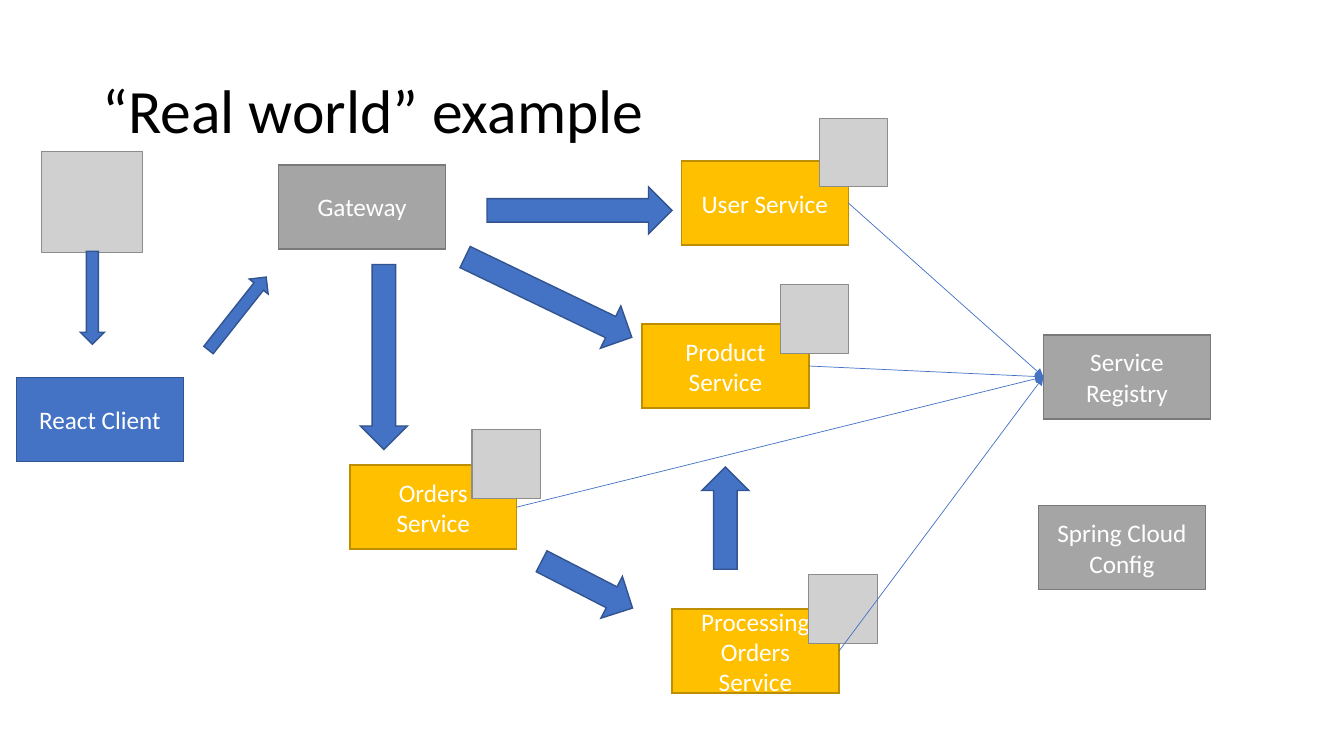
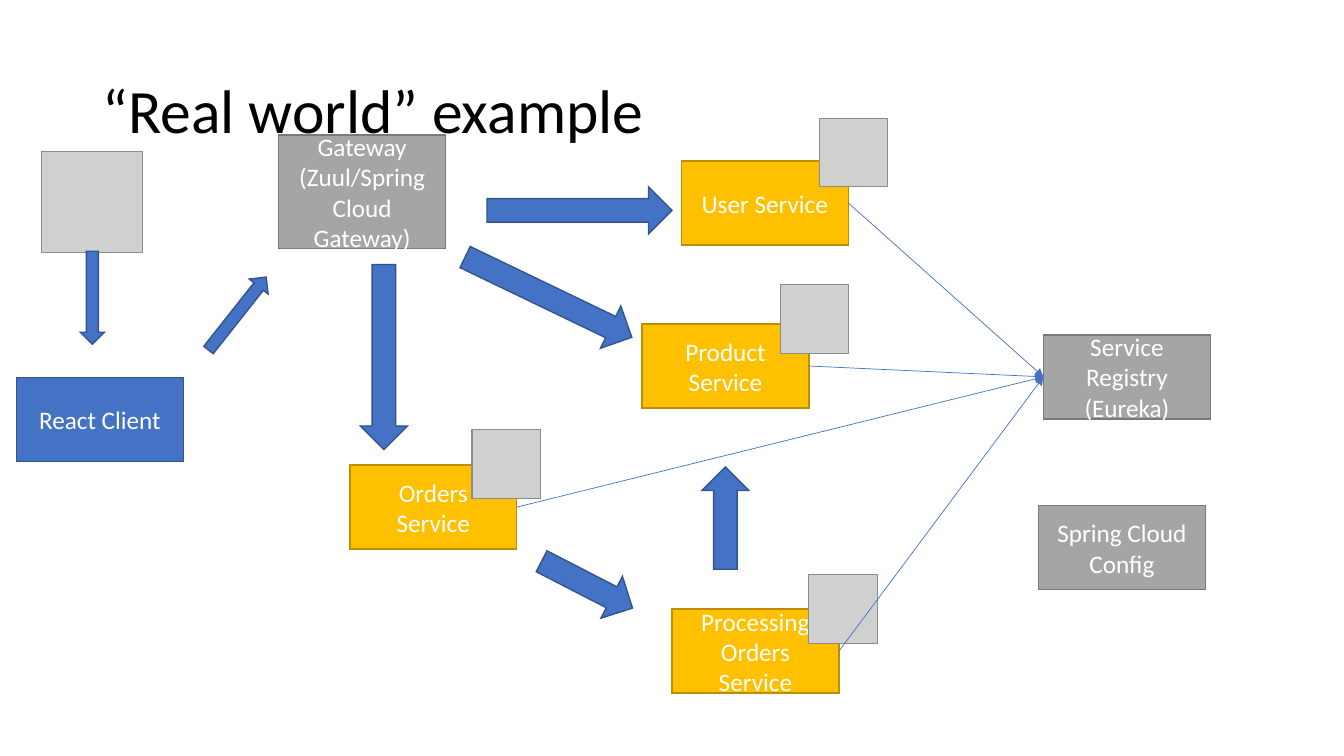
Before and after one commit to 2011JavaReact/Training, a slide deck: slide 14 of Week7/w7.pptx. Drawn at 1344x756 pixels with LibreOffice and Linux fonts; fonts in the diff are those of the drawing; grey boxes stand for pictures. Boxes give left, top, right and bottom in pixels: in the first picture for what was removed or moved away, otherwise in the second. Text is boxed around its words. In the diff, an @@ line names an element or a change of style, - is before the commit and + after.

```diff
--- a/Week7/w7.pptx
+++ b/Week7/w7.pptx
@@ rectangle "Gateway": place and size @@
-rectangle "Gateway" at <box>278,165,446,249</box>
+rectangle "Gateway" at <box>278,135,446,249</box>
@@ text in rectangle at <box>299,168,425,253</box>: paragraph added @@
+(Zuul/Spring Cloud Gateway)
@@ text in rectangle at <box>1085,399,1170,423</box>: paragraph added @@
+(Eureka)
```
Also in this commit, not shown: 1 other slide changed, 5 slides added.
